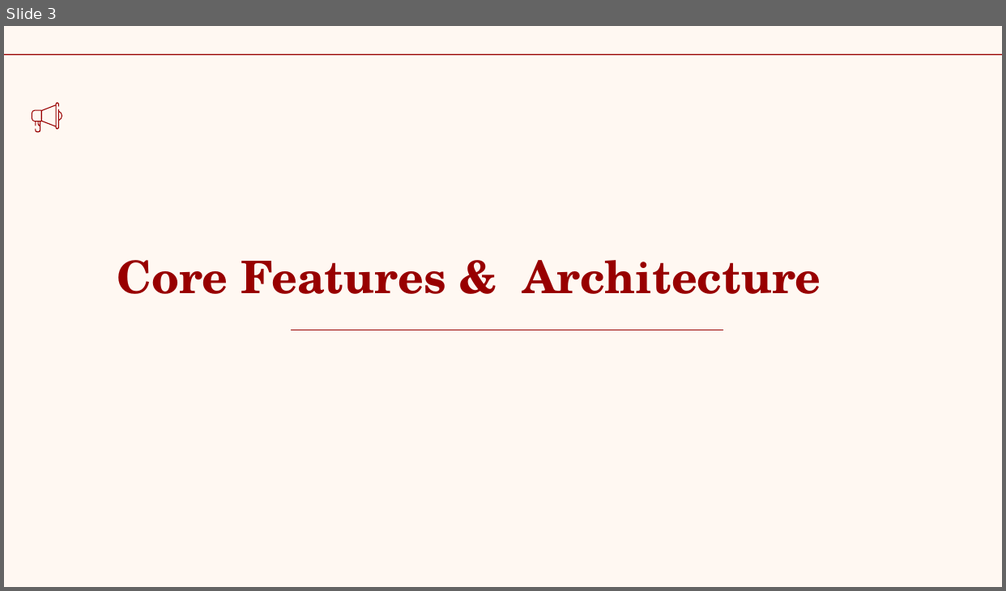
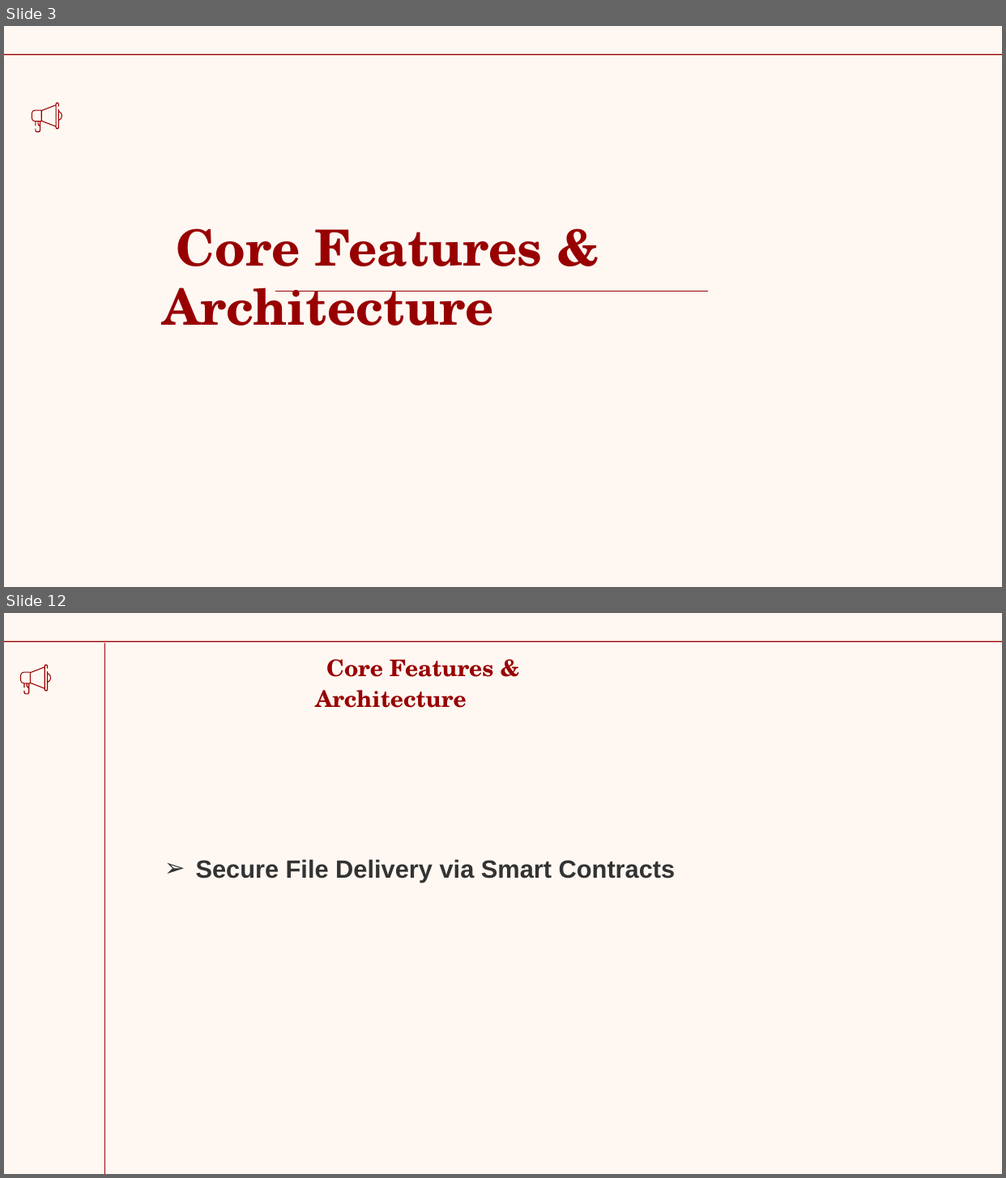
Before and after one commit to stfx86/SupplierMS, a slide deck: overview.pptx. Shown one above the other, each under a label of ours: slide 3 before the commit, slides 3 and 12 after it; the slides between them are not shown. The pictures are 1006x591 and 1006x1178 pixels, drawn with LibreOffice and Linux fonts; fonts in the diff are those of the drawing. Boxes give left, top, right and bottom in pixels: in the first picture for what was removed or moved away, otherwise in the second. Text is boxed around its words. In the diff, an @@ line names an element or a change of style, - is before the commit and + after.

```diff
--- a/overview.pptx
+++ b/overview.pptx
@@ slide 12 added at <box>4,613,1002,1174</box>, background #FFF8F2; not listed: 1 template element that a slide beside it also shows @@
@@ line added from (104, 1174) to (104, 643), #980000 0.75 pt @@
@@ text added at <box>315,659,494,708</box>, 16.5 pt, text #980000, bold @@
+Core Features & Architecture
@@ freeform shape added at <box>20,664,51,694</box>, fill #980000 @@
@@ text added at <box>196,859,675,883</box>, 18 pt, text #333333, bold @@
+➢ Secure File Delivery via Smart Contracts
@@ slide 3 changed as well @@
@@ title "Core Features & Architecture": place and size @@
-title "Core Features & Architecture" at <box>117,260,821,294</box>
+title "Core Features & Architecture" at <box>163,228,542,326</box>
@@ title "Core Features & Architecture" at <box>163,228,542,326</box>: size 32.4 to 36 pt @@
@@ line moved from (722, 331) - (291, 331) to (708, 292) - (275, 292) @@
```
Also in this commit, not shown: 14 other slides changed, 9 other slides added, 1 slide removed, 2 other files.
